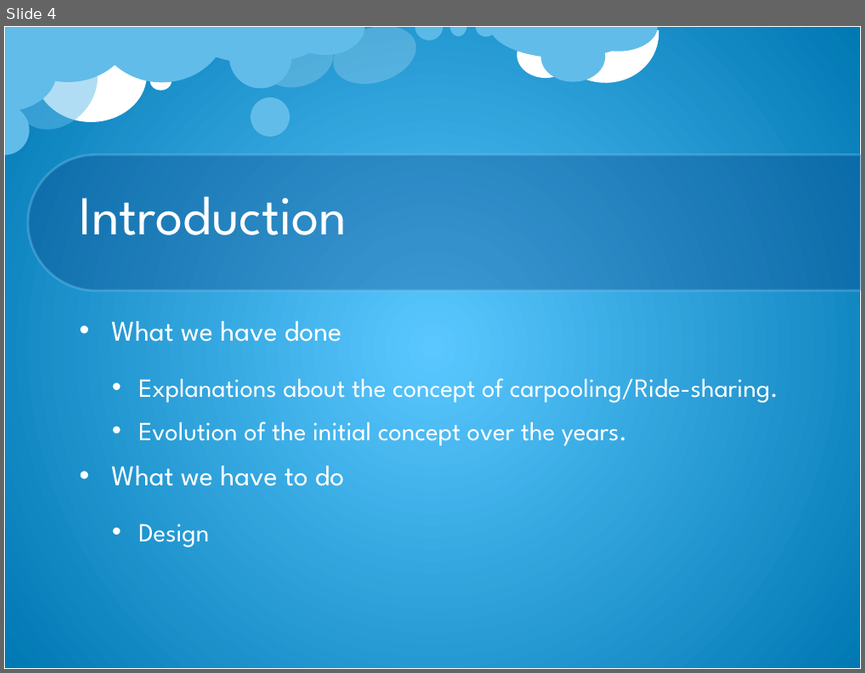
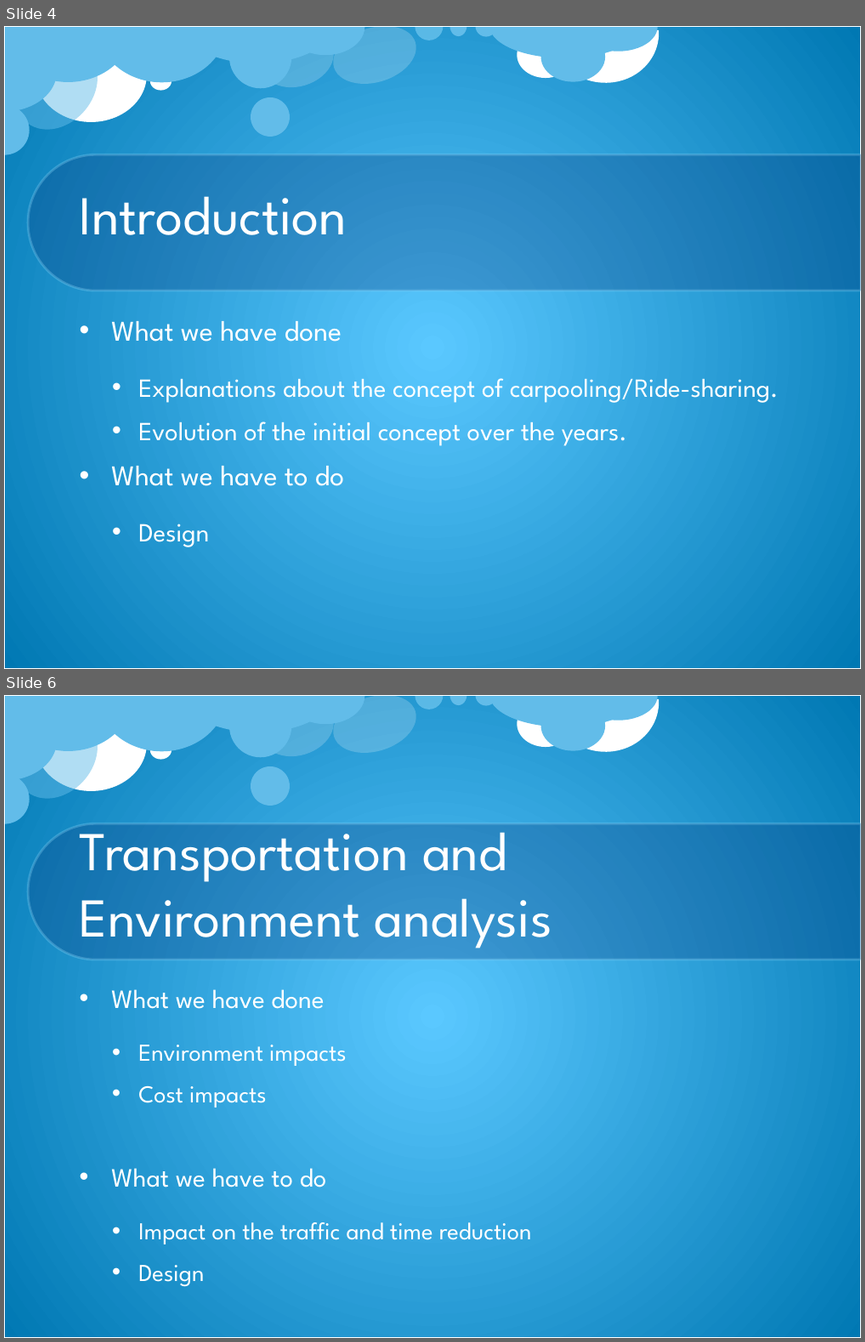
Before and after one commit to Massine/MyChe, a slide deck: Presentations/Presentation3_Progress.pptx. Shown one above the other, each under a label of ours: slide 4 before the commit, slides 4 and 6 after it; the slides between them are not shown. The pictures are 865x673 and 865x1342 pixels, drawn with LibreOffice and Linux fonts; fonts in the diff are those of the drawing; background and template pictures are left out. Boxes give left, top, right and bottom in pixels: in the first picture for what was removed or moved away, otherwise in the second. Text is boxed around its words. In the diff, an @@ line names an element or a change of style, - is before the commit and + after.

```diff
--- a/Presentations/Presentation3_Progress.pptx
+++ b/Presentations/Presentation3_Progress.pptx
@@ slide 6 added at [4, 695, 861, 1338], background picture (left out); not listed: 23 template elements that a slide beside it also shows @@
@@ title added at [80, 823, 552, 948], 46 pt, text #FFFFFF @@
+Transportation and Environment analysis
@@ text added at [111, 989, 532, 1287], 20.4 pt, text #FFFFFF @@
+• What we have done
+  • Environment impacts
+  • Cost impacts
+• What we have to do
+  • Impact on the traffic and time reduction
+  • Design
```
Also in this commit, not shown: 2 slides changed, 5 other slides added.
